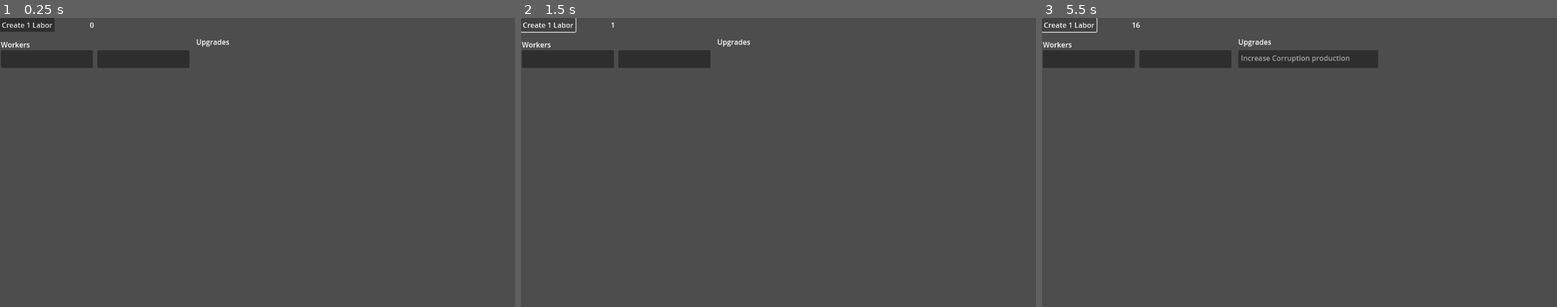
Above: before the commit, frames 1-3 (left to right).
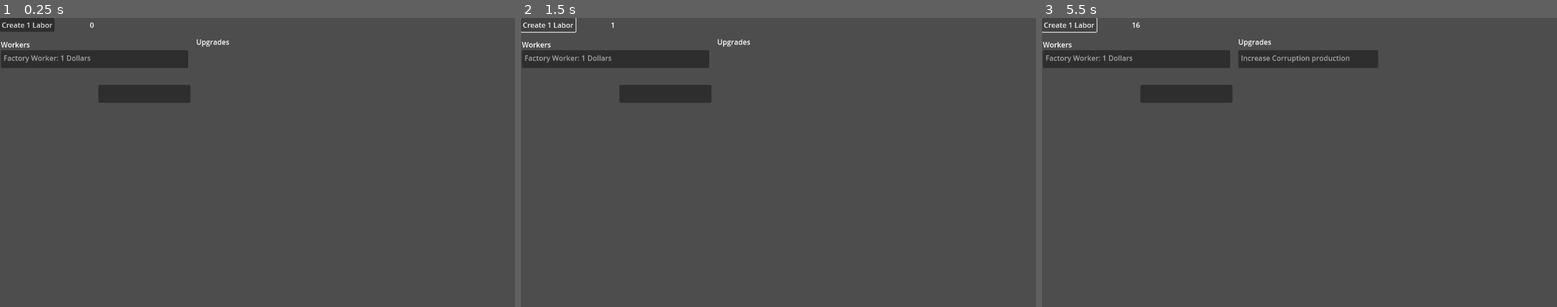
Above: after the commit, the same moments.

Repository: wfay42/corruption-clicker
Game: Godot game, scene res://gameplay.tscn
Two runs of this game, one before a commit and one after it. Both use one fixed random seed, a clock stepped at 60 frames per second and the inputs below. The project has no main scene, so this scene is started directly.
Inputs:
- Up to frame 1 (0.25 s): no input
- Up to frame 2 (1.5 s): click "Create 1 Labor" at 0.5 s; click "Create 1 Labor" at 1.25 s
- Up to frame 3 (5.5 s): click "Create 1 Labor" at 2 s; tap Enter at 3.5, 5 s; tap Space at 4.25 s

The runs differ from the first frame. In frame 1, 1.3% of the frame differs, in the area x 0-37%, y 11-30%; in frame 2, 1.3%; in frame 3, 1.3%.

Commit message:
Workers table now populated through workers_list script and UpgradeDict objects

Diff:
--- a/datamodel/Cost.gd
+++ b/datamodel/Cost.gd
@@ -1,8 +1,8 @@
 class_name Cost extends Node
 
-var _amount: int
+var _amount: float
 var _currency: Currency
 
-func _init(amount: int, currency: Currency):
+func _init(amount: float, currency: Currency):
 	_amount = amount
 	_currency = currency
--- a/datamodel/CostOfPurchase.gd
+++ b/datamodel/CostOfPurchase.gd
@@ -1,14 +1,11 @@
 class_name CostOfPurchase extends Object
 
-var _id: int
 var _name: String
 var _description: String
 var _costs: Array[Cost]
 
-func _init(id: int, name: String, description: String):
-	_id = id
+func _init(name: String):
 	_name = name
-	_description = description
 	_costs = []
 
 func add_cost(cost: Cost):
--- a/datamodel/CurrencyTracker.gd
+++ b/datamodel/CurrencyTracker.gd
@@ -1,4 +1,10 @@
 class_name CurrencyTracker extends Object
+"""
+Tracks a few things
+- The defined currencies
+- Rate of currency growth
+- Currency in your wallet
+"""
 
 enum CurrencyId {DOLLAR_ID, LABOR_ID, MIGHT_ID}
 
--- a/datamodel/UpgradeDescription.gd
+++ b/datamodel/UpgradeDescription.gd
@@ -10,11 +10,21 @@
 
 var _id: int
 var _name: String
-var _cost
-var _multiplier
+var _description: String
+var _costs: Array[Cost]
+var _rate_change: CurrencyRate
 
-func _init(id: int, name: String, cost: int, multiplier: float = 1.0):
+func _init(id: int, name: String, description: String, costs: Array[Cost], rate_change: CurrencyRate):
 	_id = id
 	_name = name
-	_cost = cost
-	_multiplier = multiplier
+	_description = description
+	_costs = costs
+	_rate_change = rate_change
+
+func stringify_costs(intify: bool = true) -> String:
+	var string_arr = PackedStringArray()
+	for cost: Cost in _costs:
+		var amount = str(int(cost._amount) if intify else cost._amount)
+		var s = amount + " " + str(cost._currency._name)
+		string_arr.append(s)
+	return ", ".join(string_arr)
--- a/datamodel/UpgradeDict.gd
+++ b/datamodel/UpgradeDict.gd
@@ -8,8 +8,25 @@
 
 var _upgrades: Dictionary[int, UpgradeDescription]
 
+var _nextId: int
+
 func _init():
 	_upgrades = {}
+	_nextId = 0
 
-func add(id: int, element: UpgradeDescription) -> void:
-	_upgrades[id] = element
+func add(name: String, description: String, costs: Array[Cost], rate_change: CurrencyRate) -> void:
+	var id = _nextId
+	_upgrades[id] = UpgradeDescription.new(id, name, description, costs, rate_change)
+	_nextId += 1
+
+func get_upgrades() -> Dictionary[int, UpgradeDescription]:
+	return _upgrades
+
+func stringify_costs() -> String:
+	var string_arr = PackedStringArray()
+	for key in _upgrades.keys():
+		var u = _upgrades[key]
+		for cost: Cost in u._costs:
+			var s = str(cost._amount) + " " + str(cost._currency)
+			string_arr.append(s)
+	return ", ".join(string_arr)
--- /dev/null
+++ b/datamodel/WorkerUpgradeDict.gd
@@ -0,0 +1,9 @@
+class_name WorkerUpgradeDict extends Object
+
+static func create() -> UpgradeDict:
+	var ud = UpgradeDict.new()
+	ud.add("Factory Worker",
+		"Someone to help you work the factory.",
+		[Cost.new(1, CurrencyTracker.DOLLAR)],
+		CurrencyRate.new(1.0, 0.0))
+	return ud
--- a/gameplay.tscn
+++ b/gameplay.tscn
@@ -1,9 +1,10 @@
-[gd_scene load_steps=5 format=3 uid="uid://dp3dcf6es0d0o"]
+[gd_scene load_steps=6 format=3 uid="uid://dp3dcf6es0d0o"]
 
 [ext_resource type="Script" uid="uid://cfv3bac06gfmt" path="res://gameplay/corruption_button.gd" id="1_ej4tk"]
 [ext_resource type="Script" uid="uid://cs2wiqy3hyys7" path="res://gameplay/_hidden_value_controller.gd" id="1_n4psk"]
 [ext_resource type="Script" uid="uid://bt3127ingukst" path="res://gameplay/corruption_label.gd" id="2_oe8ih"]
 [ext_resource type="Script" uid="uid://b551sv03nnphp" path="res://gameplay/upgrades.gd" id="4_xuee5"]
+[ext_resource type="Script" uid="uid://dvcn10sq258q7" path="res://workers_list.gd" id="5_smepj"]
 
 [node name="Gameplay" type="Node2D"]
 
@@ -53,17 +54,18 @@
 
 [node name="workers_cost_list" type="ItemList" parent="Purchase Label"]
 layout_mode = 0
-offset_left = 216.0
-offset_top = 24.0
-offset_right = 422.0
-offset_bottom = 64.0
+offset_left = 218.0
+offset_top = 102.0
+offset_right = 424.0
+offset_bottom = 142.0
 auto_height = true
 
 [node name="workers_list" type="ItemList" parent="Purchase Label"]
 layout_mode = 0
 offset_top = 24.0
-offset_right = 206.0
+offset_right = 419.0
 offset_bottom = 64.0
+script = ExtResource("5_smepj")
 
 [connection signal="pressed" from="corruption_button" to="_hidden_value_controller" method="_on_corruption_button_pressed"]
 [connection signal="corruption_changed" from="_hidden_value_controller" to="corruption_label" method="_on__hidden_value_controller_corruption_changed"]
--- a/gameplay/_hidden_value_controller.gd
+++ b/gameplay/_hidden_value_controller.gd
@@ -9,8 +9,8 @@
 var _corruption_per_second = 5.0
 
 var _currency_tracker: CurrencyTracker
-var _upgrade_list: UpgradeDict
-var _worker_list: UpgradeDict
+var _upgrade_dict: UpgradeDict
+var _worker_dict: UpgradeDict
 
 func update_corruption_rate() -> void:
 	pass
@@ -18,8 +18,8 @@
 # Called when the node enters the scene tree for the first time.
 func _ready() -> void:
 	_currency_tracker = CurrencyTracker.new()
-	_upgrade_list = UpgradeDict.new()
-	_worker_list = UpgradeDict.new()
+	_upgrade_dict = UpgradeDict.new()
+	_worker_dict = WorkerUpgradeDict.create()
 
 # Called every frame. 'delta' is the elapsed time since the previous frame.
 func _process(delta: float) -> void:
--- /dev/null
+++ b/workers_list.gd
@@ -0,0 +1,22 @@
+extends ItemList
+
+var _worker_dict: UpgradeDict
+
+# Called when the node enters the scene tree for the first time.
+func _ready() -> void:
+	_worker_dict = WorkerUpgradeDict.create()
+	_worker_dict_update(_worker_dict)
+
+func _worker_dict_update(worker_dict: UpgradeDict) -> void:
+	clear()
+	var workers = worker_dict.get_upgrades()
+	for key in workers.keys():
+		var worker_description: UpgradeDescription = workers[key]
+		worker_description._name
+		var text: String = worker_description._name + ": " + worker_description.stringify_costs()
+		add_item(text)
+
+
+# Called every frame. 'delta' is the elapsed time since the previous frame.
+func _process(delta: float) -> void:
+	pass
Not shown, added: datamodel/WorkerUpgradeDict.gd.uid
Not shown, added: workers_list.gd.uid
